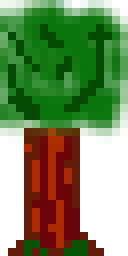
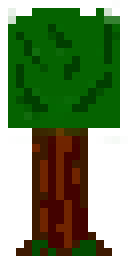
Layered file, before and after one edit (128 × 256). Changes by layer:
removed layer "Top" over [0, 0, 128, 128]
renamed "Tree" to "Normal_Tree.png", painted on it over [0, 0, 128, 256]
